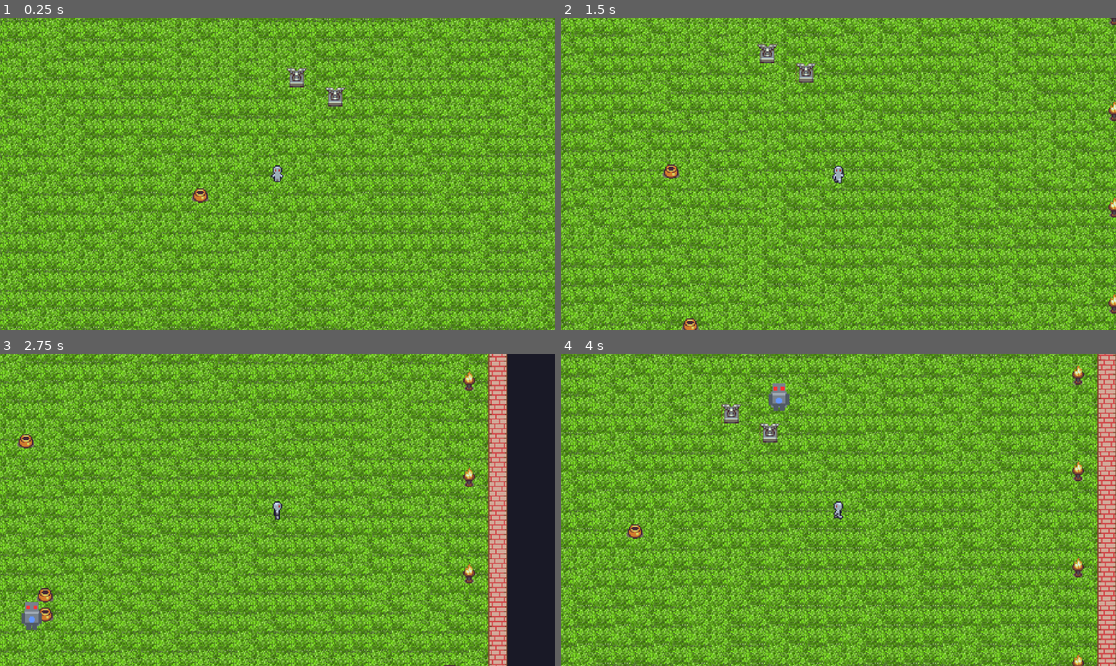
Above: before the commit, frames 1-4 (two rows, left to right).
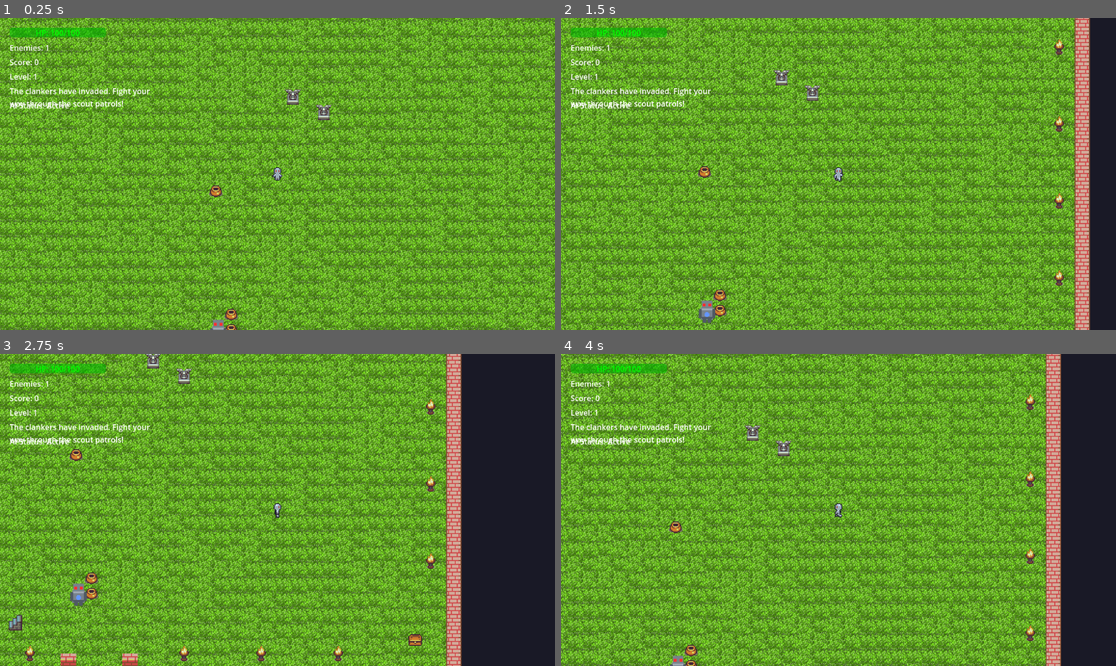
Above: after the commit, the same moments.

Repository: RonanHevenor/legendarypotato
Game: Godot game, scene res://scenes/levels/room_01.tscn
The game is run twice, just before and just after one commit, with the same random seed, the same clock (stepped at 60 frames per second) and the same inputs.
Inputs:
- Up to frame 1 (0.25 s): no input
- Up to frame 2 (1.5 s): tap Enter at 0.5 s; hold Right (ui_right) 0.53-1.28 s; tap Space (attack) at 0.6 s; hold Down (ui_down) from 1.28 s (still down); tap Tab at 1.35 s
- Up to frame 3 (2.75 s): release Down (ui_down) at 2.03 s; hold Right (ui_right) from 2.03 s (still down); tap R at 2.1 s
- Up to frame 4 (4 s): release Right (ui_right) at 2.78 s; hold Up (ui_up) 2.78-3.53 s; tap Space (attack) at 2.85 s; hold Left (ui_left) from 3.53 s (still down); tap Tab at 3.6 s

The runs differ from the first frame. In frame 1, 69% of the frame differs, in the area x 0-100%, y 0-100%; in frame 2, 71%; in frame 3, 67%; in frame 4, 73%.

Commit message:
more chat

Diff:
--- a/scripts/enemy.gd
+++ b/scripts/enemy.gd
@@ -3,7 +3,7 @@
 class_name Enemy
 
 @export var max_health: int = 60
-@export var speed: float = 60.0
+@export var speed: float = 100.0
 @export var attack_damage: int = 10
 @export var attack_range: float = 32.0
 @export var detection_range: float = 128.0
@@ -43,7 +43,9 @@
 
 func _physics_process(delta):
 	if not player:
-		return
+		player = get_tree().get_first_node_in_group("player")
+		if not player:
+			return
 	attack_cooldown = max(0, attack_cooldown - delta)
 	var distance_to_player = global_position.distance_to(player.global_position)
 	if distance_to_player <= attack_range and attack_cooldown <= 0:
@@ -56,7 +58,7 @@
 func _move_toward_player(delta: float):
 	var direction = (player.global_position - global_position).normalized()
 	velocity = direction * speed
-	move_and_collide(velocity*delta)
+	move_and_slide()
 	if animated_sprite and animated_sprite.sprite_frames:
 		if abs(direction.x) > abs(direction.y):
 			last_direction = "right" if direction.x > 0 else "left"
@@ -89,6 +91,7 @@
 
 func _idle():
 	velocity = Vector2.ZERO
+	move_and_slide()
 	if animated_sprite and animated_sprite.sprite_frames:
 		var idle_anim = "idle_" + last_direction
 		if animated_sprite.sprite_frames.has_animation(idle_anim):
--- a/scripts/enemy_spawner.gd
+++ b/scripts/enemy_spawner.gd
@@ -47,7 +47,7 @@
 		return
 
 	spawn_timer += delta
-	if spawn_timer >= spawn_interval and enemies.size() < 3 and enemy_count < max_enemies:
+	if spawn_timer >= spawn_interval and enemies.size() < max_enemies and enemy_count < max_enemies:
 		spawn_timer = 0.0
 		_spawn_enemy()
 
@@ -116,19 +116,18 @@
 	# Check if level is complete (all enemies defeated)
 	if enemies.size() == 0 and enemy_count == max_enemies:
 		emit_signal("room_cleared")
-		# Robust bridge: attempt to inform LevelManager if present
-		var lm_list = get_tree().get_nodes_in_group("level_manager")
-		print(lm_list)
-		for lm in lm_list:
-			if lm.has_method("advance_room_or_level"):
-				lm.advance_room_or_level()
-				break
+	# Robust bridge: attempt to inform LevelManager if present
+	var lm_list = get_tree().get_nodes_in_group("level_manager")
+	print("Level managers found: ", lm_list)
+	for lm in lm_list:
+		if lm.has_method("advance_room_or_level"):
+			lm.advance_room_or_level()
+			print("Called advance_room_or_level on level manager")
+			break
 
 func _on_level_complete():
 	_update_max_enemies()
-	# Spawn new enemies for the next level
-	for i in range(max_enemies):
-		_spawn_enemy()
+	# No need to spawn here; new rooms will spawn enemies when generated
 
 func _update_max_enemies():
 	if game_manager:
--- a/scripts/level_manager.gd
+++ b/scripts/level_manager.gd
@@ -4,7 +4,7 @@
 
 @export var room_scenes: Array[PackedScene] = []
 @export var transition_distance: float = 400.0
-@export var rooms_per_level: int = 3
+@export var rooms_per_level: int = 1
 
 var current_room: Node2D = null
 var player: Node2D = null
@@ -35,7 +35,7 @@
 		return
 
 	# Start with the initial room (existing scene)
-	current_room = get_parent()
+	current_room = get_tree().current_scene
 	rooms_generated.append(current_room)
 	_setup_room(current_room)
 	if current_room and current_room.has_node("EnemySpawner"):
@@ -43,9 +43,9 @@
 		if spawner and spawner.has_signal("room_cleared"):
 			spawner.room_cleared.connect(_on_room_cleared)
 
-  # Replace initial room with a procedural variation for immediate randomness
+   # Replace initial room with a procedural variation for immediate randomness
 	if current_room:
-		var parent = current_room.get_parent()
+		var parent = get_tree().root
 		var proc_room = procedural_room_scene.instantiate()
 		if proc_room.has_method("set_seed"):
 			proc_room.set_seed(rng.randi())
@@ -55,6 +55,16 @@
 		if player and proc_room.has_node("YSort"):
 			var new_ysort = proc_room.get_node("YSort")
 			player.reparent(new_ysort)
+			# Remove the extra Player from the procedural room
+			if proc_room.has_node("YSort/Player"):
+				proc_room.get_node("YSort/Player").queue_free()
+		# Move level manager to root to prevent it from being freed
+		var managers = ["GameManager", "AudioManager", "AIGenerator", "CombatUI"]
+		for mgr_name in managers:
+			if current_room.has_node(mgr_name):
+				var mgr = current_room.get_node(mgr_name)
+				mgr.reparent(parent)
+		self.reparent(parent)
 		rooms_generated = [proc_room]
 		current_room.queue_free()
 		current_room = proc_room
@@ -77,8 +87,7 @@
 	watchdog_timer += delta
 	if watchdog_timer > watchdog_seconds:
 		watchdog_timer = 0.0
-		print("[DEBUG] watchdog: forcing progression due to stall")
-		advance_room_or_level()
+		print("[DEBUG] watchdog: stall detected, but not forcing progression")
 
 	var player_pos = player.global_position
 	var room_center = current_room.global_position
@@ -93,7 +102,7 @@
 		return
 	var offset = direction.normalized() * transition_distance * 2
 	new_room.position = current_room.position + offset
-	get_parent().add_child(new_room)
+	get_tree().root.add_child(new_room)
 	rooms_generated.append(new_room)
 	_setup_room(new_room)
 	_transition_to_room(new_room)
@@ -145,23 +154,43 @@
 	var ui = get_tree().get_first_node_in_group("combat_ui")
 	if ui and room.has_node("EnemySpawner"):
 		var spawner = room.get_node("EnemySpawner")
-		spawner.enemy_spawned.connect(ui._on_enemy_spawned)
-		if spawner.has_signal("room_cleared"):
+		if not spawner.enemy_spawned.is_connected(ui._on_enemy_spawned):
+			spawner.enemy_spawned.connect(ui._on_enemy_spawned)
+		if spawner.has_signal("room_cleared") and not spawner.room_cleared.is_connected(_on_room_cleared):
 			spawner.room_cleared.connect(_on_room_cleared)
 
 func _transition_to_room(new_room: Node2D):
+	var old_room = current_room
 	current_room = new_room
 	current_room_index = rooms_generated.size() - 1
 	room_changed.emit(new_room)
-	# Move player to new room's YSort
+	# Hybrid landing: SpawnPoint if available; otherwise preserve world position, with minimal reparenting
 	if player and new_room.has_node("YSort"):
 		var new_ysort = new_room.get_node("YSort")
-		player.reparent(new_ysort)
+		if new_room.has_node("SpawnPoint"):
+			var sp = new_room.get_node("SpawnPoint")
+			player.global_position = sp.global_position
+			player.reparent(new_ysort)
+		else:
+			var old_pos = player.global_position
+			player.reparent(new_ysort)
+			player.global_position = old_pos
+		if new_room.has_node("YSort/Player"):
+			new_room.get_node("YSort/Player").queue_free()
 	var camera = player.get_node_or_null("Camera2D")
 	if camera:
-		var tween = create_tween()
-		tween.tween_property(camera, "global_position", new_room.global_position, 0.5)
+		pass
+
 	print("Transitioned to room: ", new_room.name)
+	# Post-transition interior nudge to improve collisions
+	if player and new_room and new_room.has_node("YSort") and not new_room.has_node("SpawnPoint"):
+		var center = current_room.global_position
+		var to_center = (center - player.global_position).normalized()
+		if to_center != Vector2.ZERO:
+			player.global_position += to_center * 16.0
+
+
+
 
 func _on_room_cleared():
 	print("[DEBUG] _on_room_cleared: current_room_index=", current_room_index, " rooms_per_level=", rooms_per_level)
@@ -173,7 +202,7 @@
 		var next_room = _create_next_room()
 		if next_room:
 			next_room.position = current_room.position + Vector2(transition_distance * 2, 0)
-			get_parent().add_child(next_room)
+			get_tree().root.add_child(next_room)
 			rooms_generated.append(next_room)
 			_setup_room(next_room)
 			_transition_to_room(next_room)
@@ -182,6 +211,33 @@
 			var gm = get_tree().get_first_node_in_group("game_manager")
 			if gm:
 				gm.next_level()
+			current_room_index = 0  # Reset for new level
+			# Generate a new room for the new level
+			var new_room = _create_next_room()
+			if new_room:
+				new_room.position = current_room.position + Vector2(transition_distance * 2, 0)
+				get_tree().root.add_child(new_room)
+				rooms_generated.append(new_room)
+				_setup_room(new_room)
+				_transition_to_room(new_room)
+			else:
+				print("[DEBUG] No next room created for new level")
+	else:
+		print("[DEBUG] All rooms in level cleared; advancing level")
+		var gm = get_tree().get_first_node_in_group("game_manager")
+		if gm:
+			gm.next_level()
+		current_room_index = 0  # Reset for new level
+		# Generate a new room for the new level
+		var new_room = _create_next_room()
+		if new_room:
+			new_room.position = current_room.position + Vector2(transition_distance * 2, 0)
+			get_tree().root.add_child(new_room)
+			rooms_generated.append(new_room)
+			_setup_room(new_room)
+			_transition_to_room(new_room)
+		else:
+			print("[DEBUG] No next room created for new level")
 
 # Advancement helper for external calls
 func advance_room_or_level():
